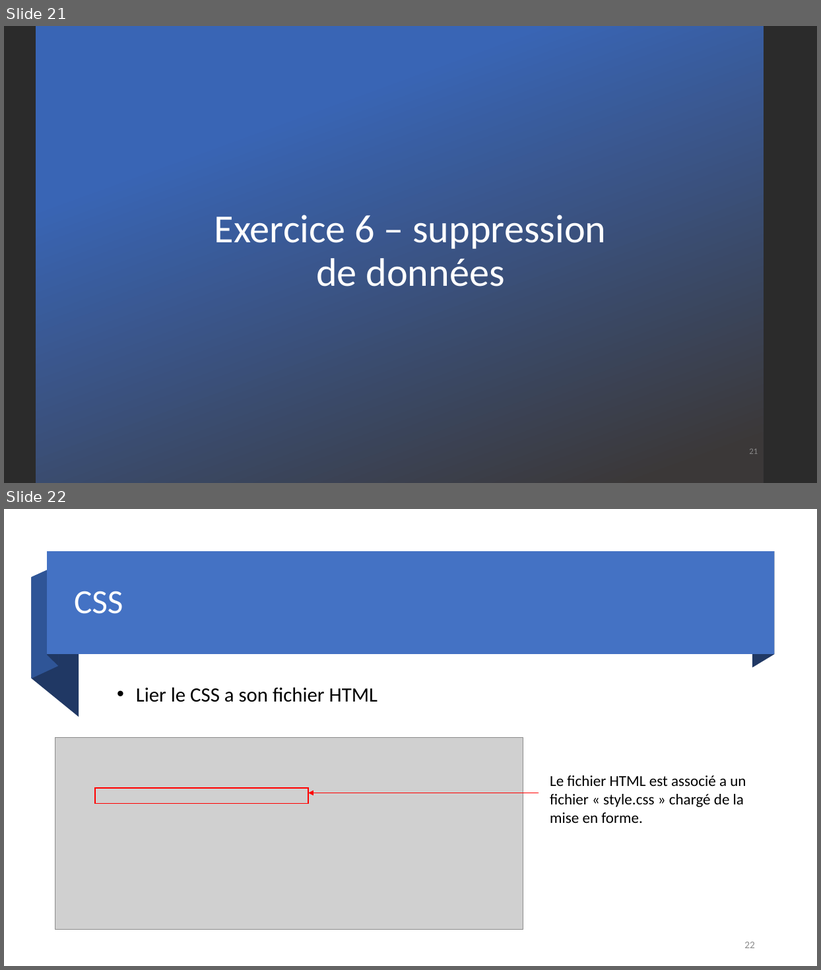
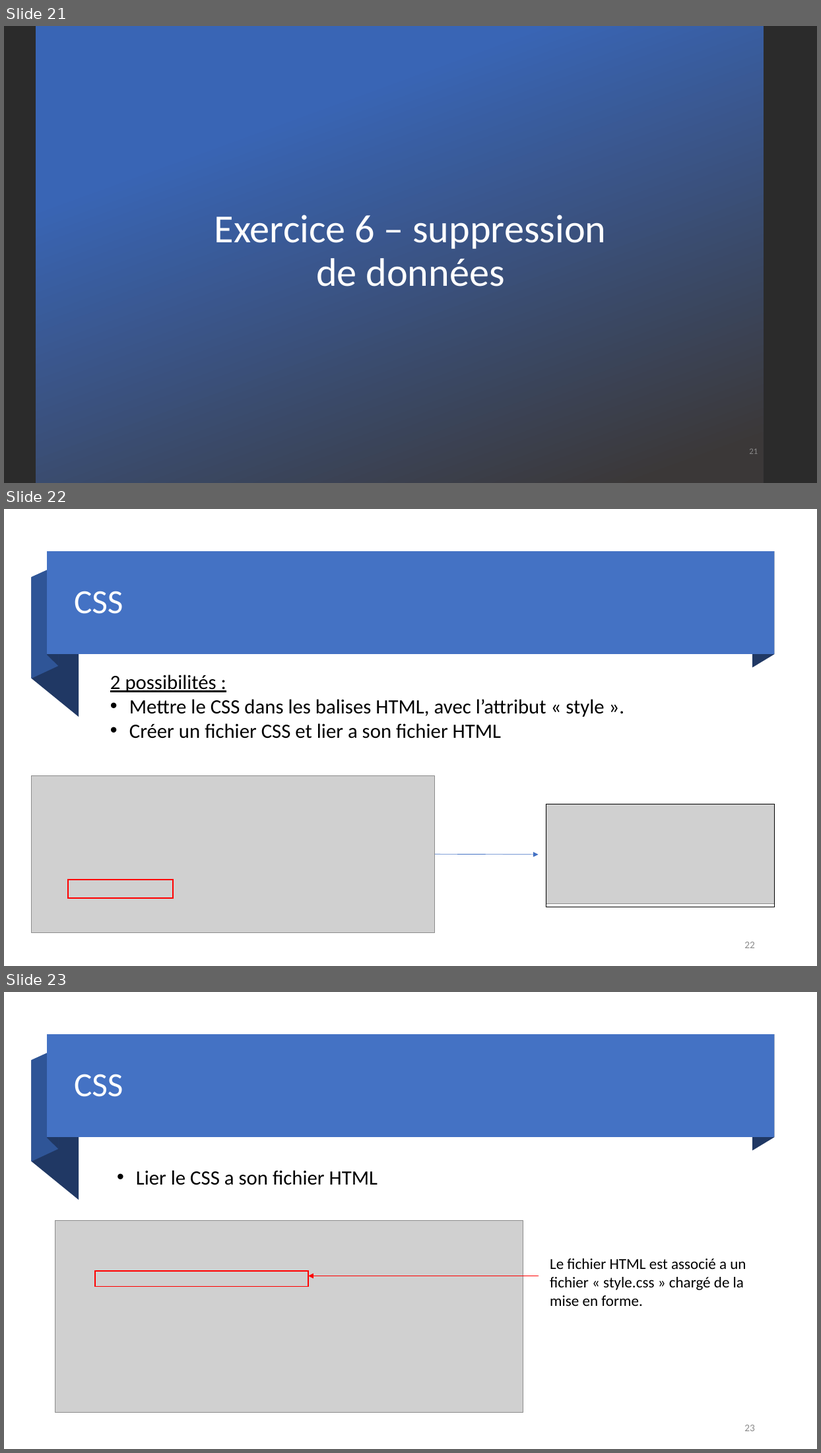
Before and after one commit to DylanMielot/FormationFormateur, a slide deck: Formation de formateur.pptx. Shown one above the other, each under a label of ours: slides 21 and 22 before the commit, slides 21, 22 and 23 after it. The pictures are 821x970 and 821x1453 pixels, drawn with LibreOffice and Linux fonts; fonts in the diff are those of the drawing; grey boxes stand for pictures; background and template pictures are left out; a plain dark background stands for a picture behind light text. Boxes give left, top, right and bottom in pixels: in the first picture for what was removed or moved away, otherwise in the second. Text is boxed around its words. In the diff, an @@ line names an element or a change of style, - is before the commit and + after.

```diff
--- a/Formation de formateur.pptx
+++ b/Formation de formateur.pptx
@@ slide 22 added at (x1=4, y1=509, x2=817, y2=966), background #FFFFFF @@
@@ freeform shape added at (x1=32, y1=565, x2=58, y2=679), fill #2F5597 @@
@@ rectangle added at (x1=47, y1=552, x2=774, y2=655), fill #4472C4 @@
@@ freeform shape added at (x1=48, y1=552, x2=58, y2=666), fill #203864 @@
@@ freeform shape added at (x1=752, y1=552, x2=774, y2=668), fill #203864 @@
@@ freeform shape added at (x1=32, y1=578, x2=79, y2=717), fill #203864 @@
@@ title added at (x1=74, y1=591, x2=123, y2=614), 40 pt, text #FFFFFF @@
+CSS
@@ text added at (x1=110, y1=675, x2=604, y2=739), 24 pt, text #000000 @@
+2 possibilités :
+• Mettre le CSS dans les balises HTML, avec l’attribut « style ».
+• Créer un fichier CSS et lier a son fichier HTML
@@ picture added at (x1=32, y1=776, x2=435, y2=933) @@
@@ picture added at (x1=547, y1=805, x2=774, y2=905) @@
@@ rectangle added at (x1=547, y1=805, x2=774, y2=908), outline #000000 1 pt @@
@@ arrow added from (435, 854) to (539, 855), #4472C4 0.5 pt @@
@@ rectangle added at (x1=68, y1=880, x2=173, y2=898), outline #FF0000 1.5 pt @@
@@ page number added at (x1=745, y1=942, x2=755, y2=949), 12 pt, text #8C8C8C @@
+22
@@ what was slide 22 is now slide 23 @@
@@ page number at (x1=745, y1=1425, x2=755, y2=1432): text changed @@
-22
+23
```
Also in this commit, not shown: 6 slides changed.
